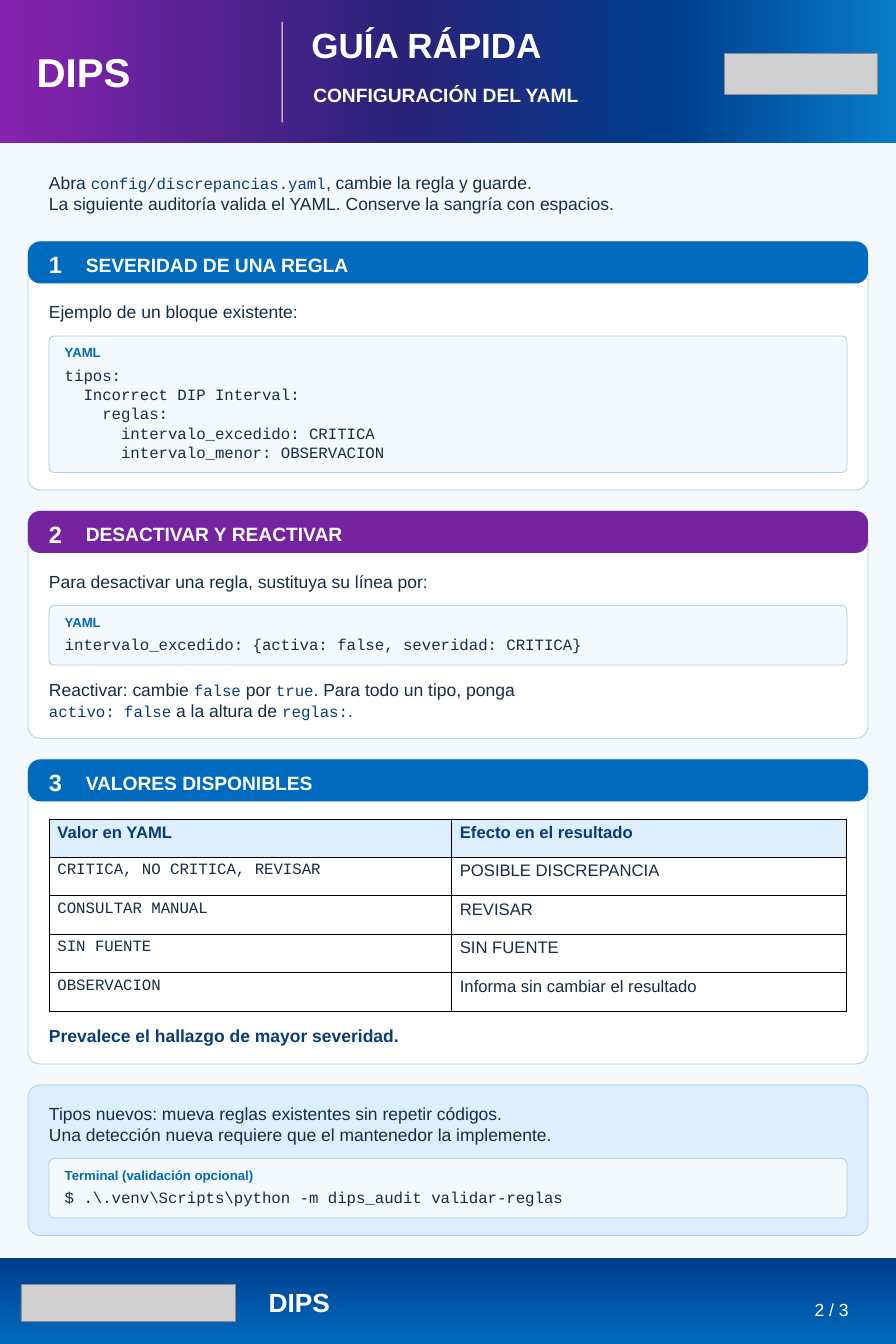
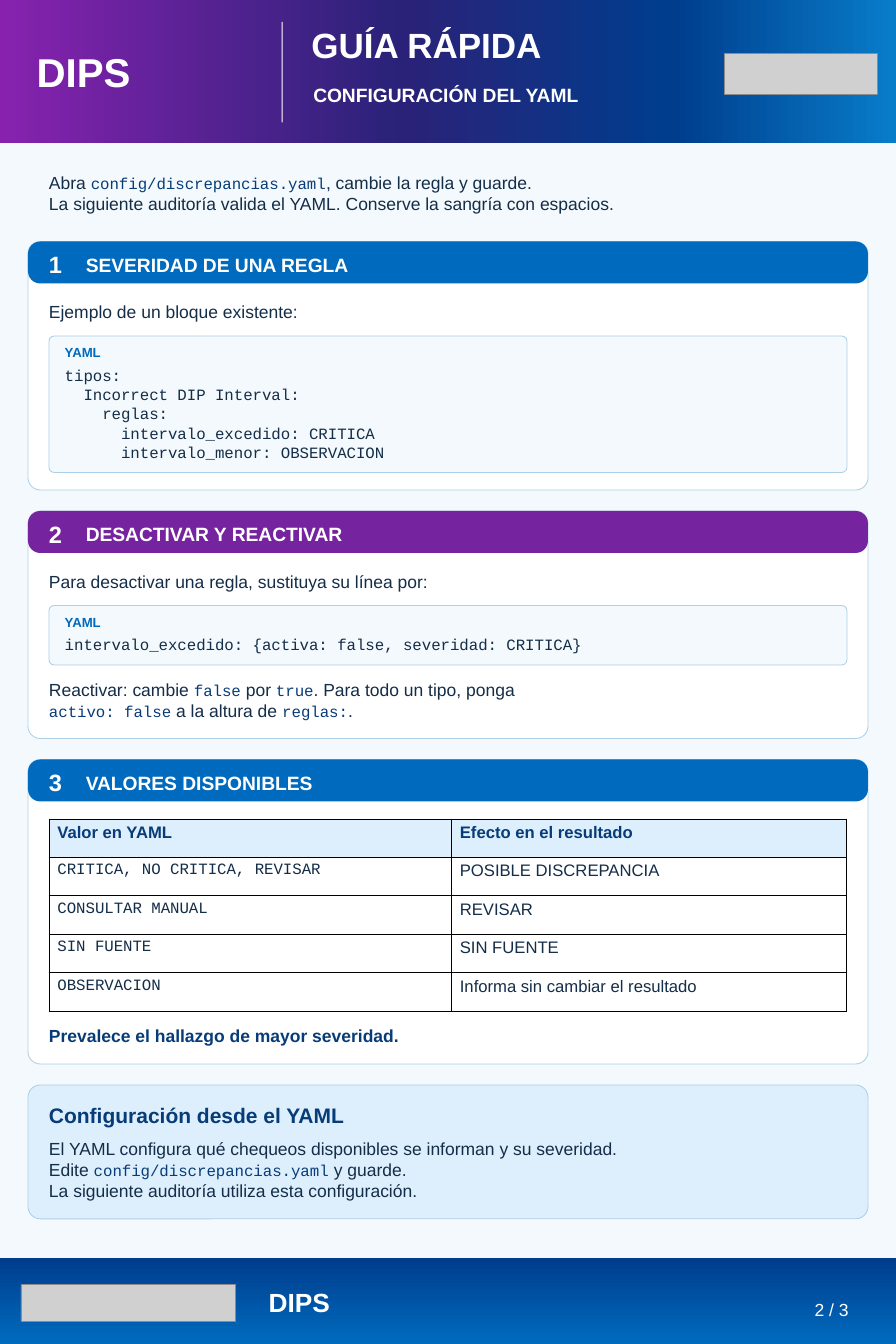
Before and after one commit to lviloriabas/dips, a slide deck: slide 2 of docs/Guia_DIPS_reglas_referencias.pptx. Drawn at 896x1344 pixels with LibreOffice and Linux fonts; fonts in the diff are those of the drawing; grey boxes stand for pictures. Boxes give left, top, right and bottom in pixels: in the first picture for what was removed or moved away, otherwise in the second. Text is boxed around its words. In the diff, an @@ line names an element or a change of style, - is before the commit and + after.

Commit message:
Ajusta la guia DIPS segun los comentarios de revision

```diff
--- a/docs/Guia_DIPS_reglas_referencias.pptx
+++ b/docs/Guia_DIPS_reglas_referencias.pptx
@@ rounded rectangle: place and size @@
-rounded rectangle at bbox=[28, 1085, 867, 1235]
+rounded rectangle at bbox=[28, 1085, 867, 1218]
@@ rounded rectangle at bbox=[28, 1085, 867, 1218]: proportions changed @@
@@ text at bbox=[49, 1107, 344, 1128]: text changed; size 15 to 18 pt; text colour #142D48 to #073C78; bold on @@
-Tipos nuevos: mueva reglas existentes sin repetir códigos.
+Configuración desde el YAML
@@ text at bbox=[49, 1142, 617, 1159]: text changed @@
-Una detección nueva requiere que el mantenedor la implemente.
+El YAML configura qué chequeos disponibles se informan y su severidad.
@@ text at bbox=[49, 1163, 406, 1180]: text added @@
+Edite config/discrepancias.yaml y guarde.
@@ text "Edite config/discrepancias.yaml y guarde.": place and size @@
-text "Edite config/discrepancias.yaml y guarde." at bbox=[49, 1158, 846, 1218]
+text "Edite config/discrepancias.yaml y guarde." at bbox=[49, 1163, 406, 1180]
@@ text "Edite config/discrepancias.yaml y guarde." at bbox=[49, 1163, 406, 1180]: fill #F4F9FD to none; outline #ADD0E8 0.75 pt to none @@
@@ text at bbox=[49, 1184, 417, 1201]: text changed; size 11.2 to 15 pt; text colour #006BBE to #142D48; bold off @@
-Terminal (validación opcional)
+La siguiente auditoría utiliza esta configuración.
@@ text removed at bbox=[84, 1192, 563, 1207] @@
-$ .\.venv\Scripts\python -m dips_audit validar-reglas
```
Also in this commit, not shown: 2 other slides changed, 2 other files.
